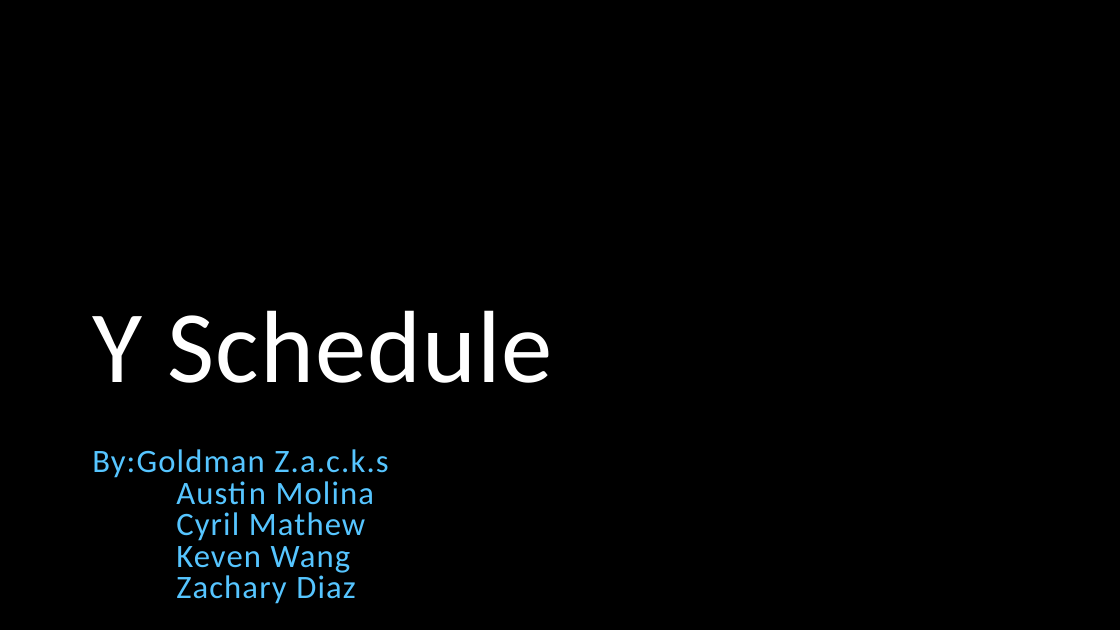
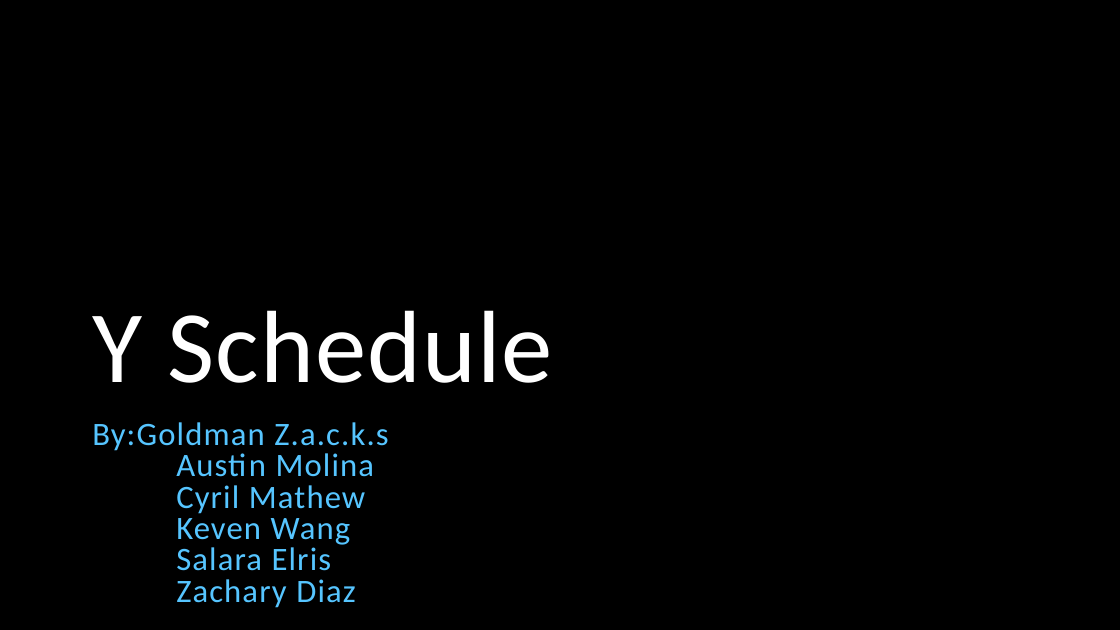
Before and after one commit to CyMathew/y_schedule, a slide deck: slide 1 of Y Schedule.pptx. Drawn at 1120x630 pixels with LibreOffice and Linux fonts; fonts in the diff are those of the drawing; background and template pictures are left out. Boxes give left, top, right and bottom in pixels: in the first picture for what was removed or moved away, otherwise in the second. Text is boxed around its words. In the diff, an @@ line names an element or a change of style, - is before the commit and + after.

Commit message:
PPT Fix

```diff
--- a/Y Schedule.pptx
+++ b/Y Schedule.pptx
@@ text at [176, 547, 332, 571]: paragraph added @@
+Salara Elris
```
